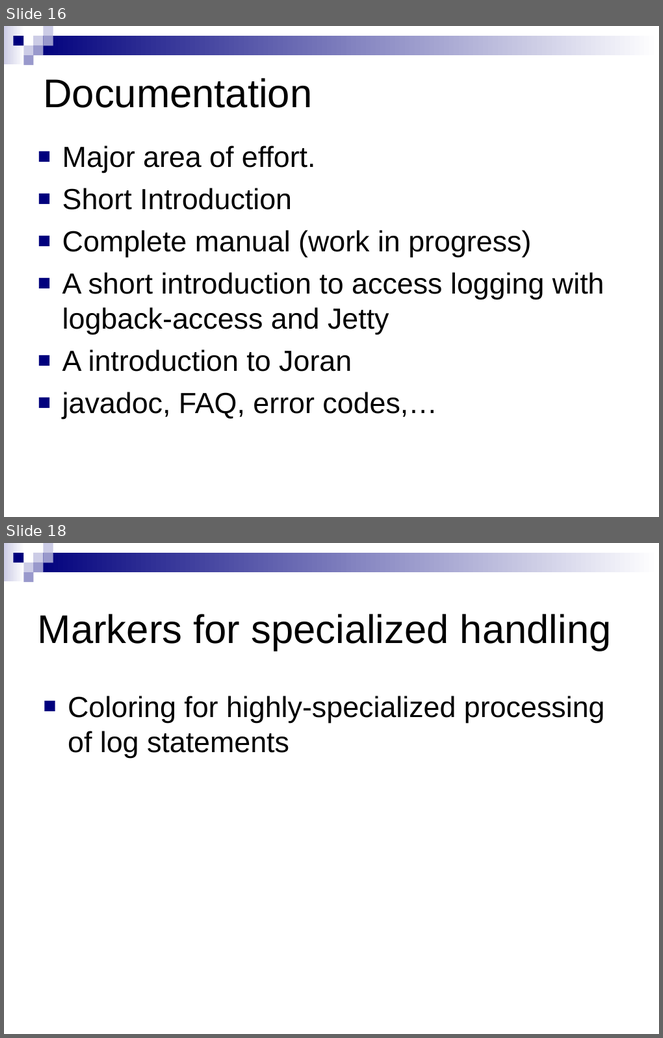
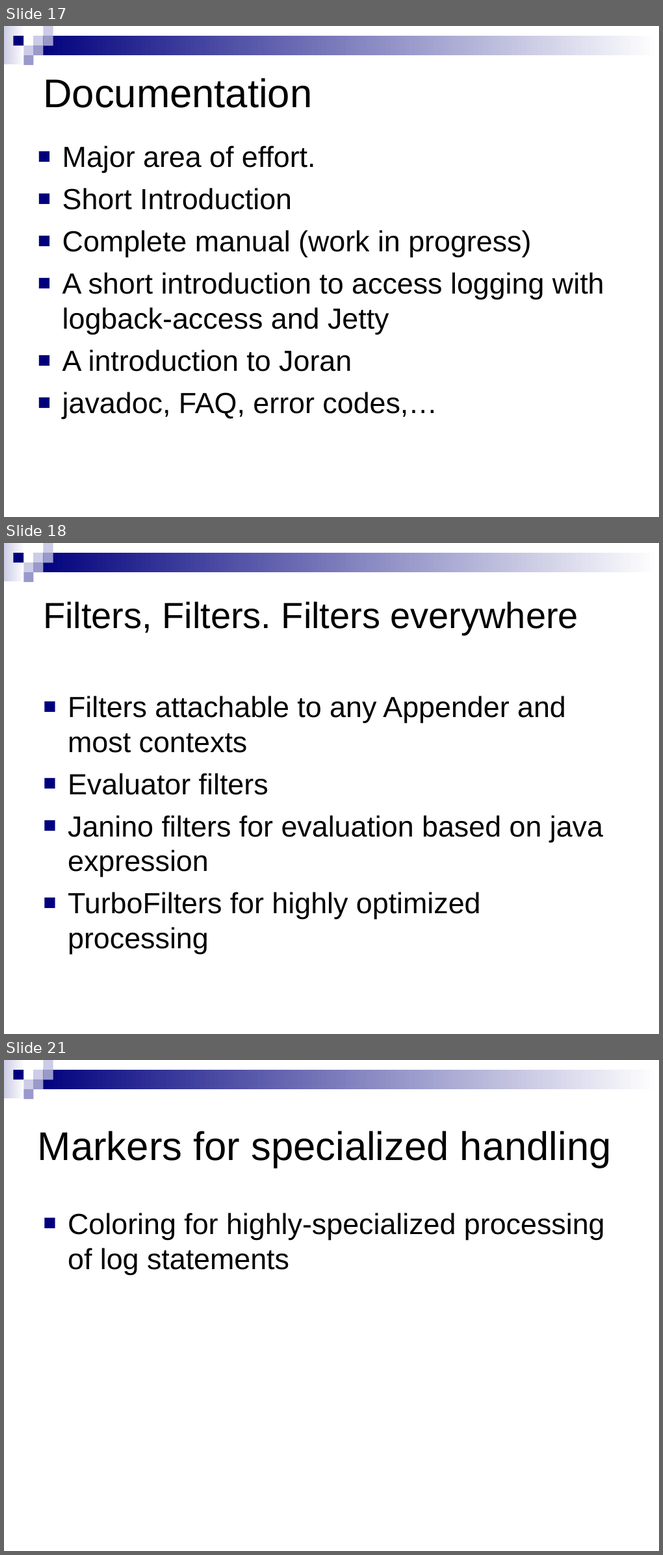
Before and after one commit to qos-ch/logback, a slide deck: logback-site/src/site/resources/10reasons.ppt. Shown one above the other, each under a label of ours: slides 16 and 18 before the commit, slides 17, 18 and 21 after it; the slides between them are not shown. The pictures are 663x1038 and 663x1555 pixels, drawn with LibreOffice and Linux fonts; fonts in the diff are those of the drawing; background and template pictures are left out. Boxes give left, top, right and bottom in pixels: in the first picture for what was removed or moved away, otherwise in the second. Text is boxed around its words. In the diff, an @@ line names an element or a change of style, - is before the commit and + after.

```diff
--- a/logback-site/src/site/resources/10reasons.ppt
+++ b/logback-site/src/site/resources/10reasons.ppt
@@ slide 18 added at (x1=4, y1=543, x2=659, y2=1034), background #FFFFFF; not listed: 9 template elements that a slide beside it also shows @@
@@ title added at (x1=43, y1=601, x2=579, y2=635), 40 pt, text #000000 @@
+Filters, Filters. Filters everywhere
@@ text added at (x1=68, y1=696, x2=603, y2=954), 32 pt, text #000000 @@
+■ Filters attachable to any Appender and most contexts
+■ Evaluator filters
+■ Janino filters for evaluation based on java expression
+■ TurboFilters for highly optimized processing
@@ what was slide 16 is now slide 17 @@
@@ what was slide 18 is now slide 21 @@
```
Also in this commit, not shown: 4 slides changed, 2 other slides added, 1 slide removed, 1 other file.
